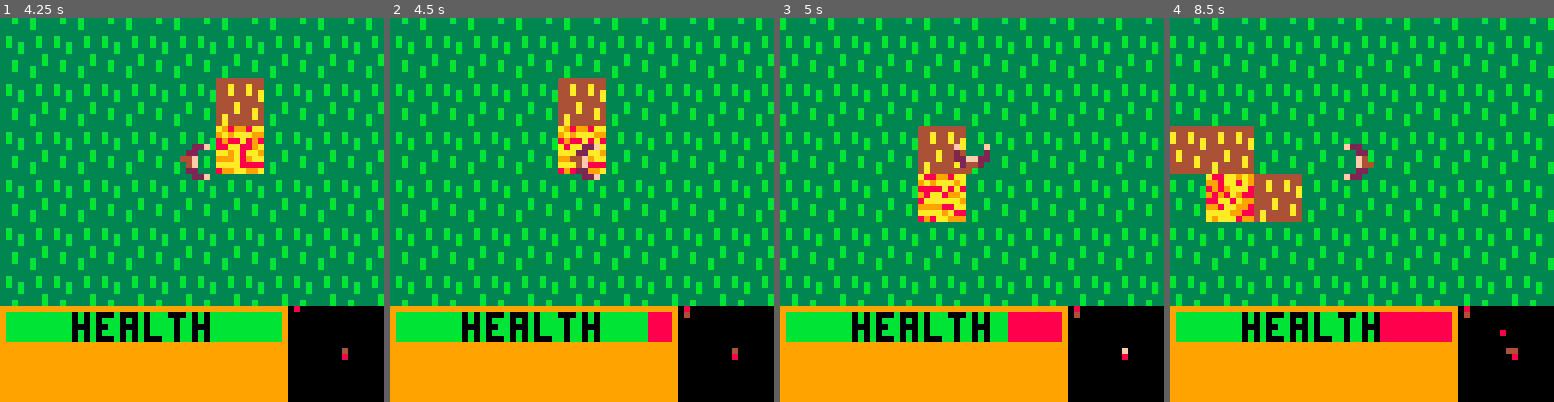
Above: before the commit, frames 1-4 (left to right).
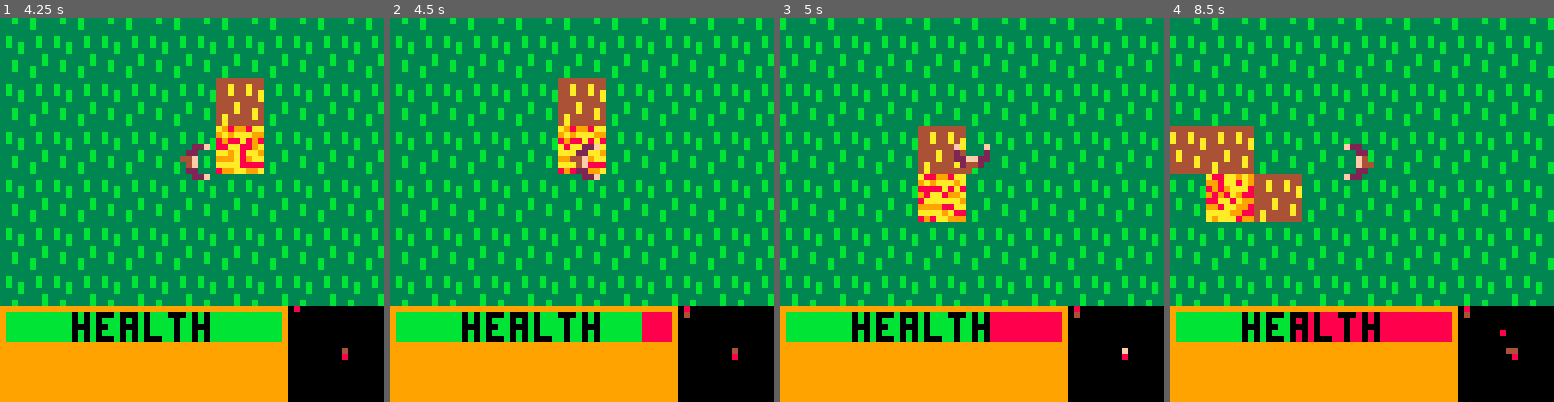
Above: after the commit, the same moments.

Repository: notCalle/pico-8-carts
Game: PICO-8 cartridge wildfire.p8
Same seed, same stepped clock (60 frames per second), same inputs: the game is played once before the commit and once after it.
Inputs:
- Up to frame 1 (4.25 s): tap X (X key) at 0.33, 1.07, 1.85, 2.97, 4.08 s; tap O (Z key) at 0.7, 1.7, 2.1, 2.5, 2.9, 3.3, 3.7, 4.1 s; hold Right 1.6-2.1 s; hold Up 2.15-2.42 s; hold Right 2.47-3.03 s; hold Left 3.08-3.58 s; hold Down 3.63-3.97 s; hold Right from 4.02 s (still down)
- Up to frame 2 (4.5 s): keep holding Right
- Up to frame 3 (5 s): tap O (Z key) at 4.5, 4.9 s; release Right at 4.68 s; hold Up from 4.73 s (still down)
- Up to frame 4 (8.5 s): release Up at 5.03 s; hold Left 5.08-5.68 s; tap X (X key) at 5.2, 6.32, 7.43 s; tap O (Z key) every 0.4 s from 5.3 to 8.1 s; hold Down 5.73-6.03 s; hold Right 6.08-6.58 s; hold Right 6.63-7.13 s; hold Up 7.18-7.45 s; hold Right 7.5-8.07 s; hold Left from 8.12 s (still down)

Frame 1 is identical in both runs. In frame 2, 0.1% of the frame differs, in the area x 65-68%, y 76-85%; in frame 3, 0.4%; in frame 4, 0.9%, in the area x 32-54%, y 76-85%.

Commit message:
Change from autohealing to healing in water

Diff:
--- a/wildfire.p8
+++ b/wildfire.p8
@@ -95,6 +95,9 @@
 	if fl_tst(fl_m.fire,flags) then
 		play_ht-=1
 	end
+	if fl_tst(fl_m.water,flags) then
+		play_ht=min(play_ht*1.01,max_ht)
+	end
 	if fl_tst(fl_m.block,flags) then
 		play_x-=mov_x
 		play_y-=mov_y
@@ -104,7 +107,6 @@
 function update_player()
 	mov_x=0
 	mov_y=0
-	play_ht=min(play_ht*1.003,max_ht)
 
 	if(btn(0)) mov_x-=1
 	if(btn(1)) mov_x+=1
